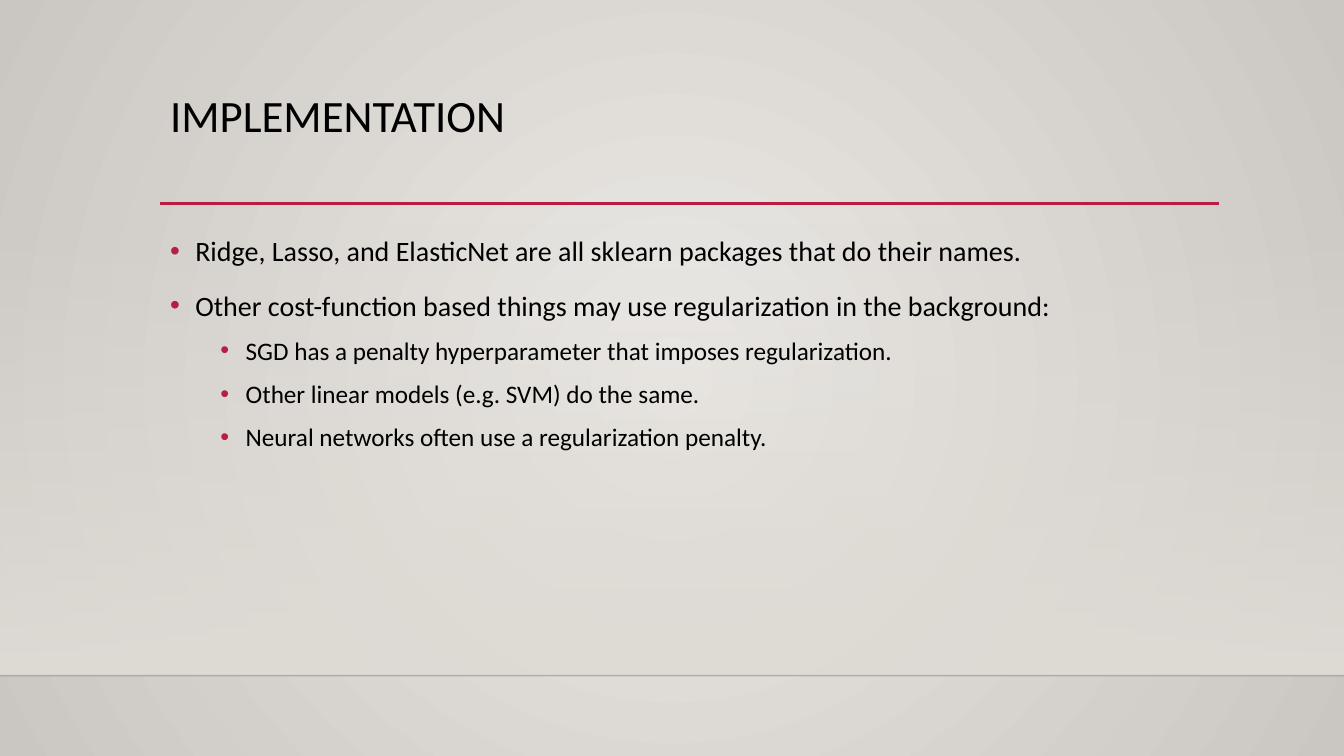
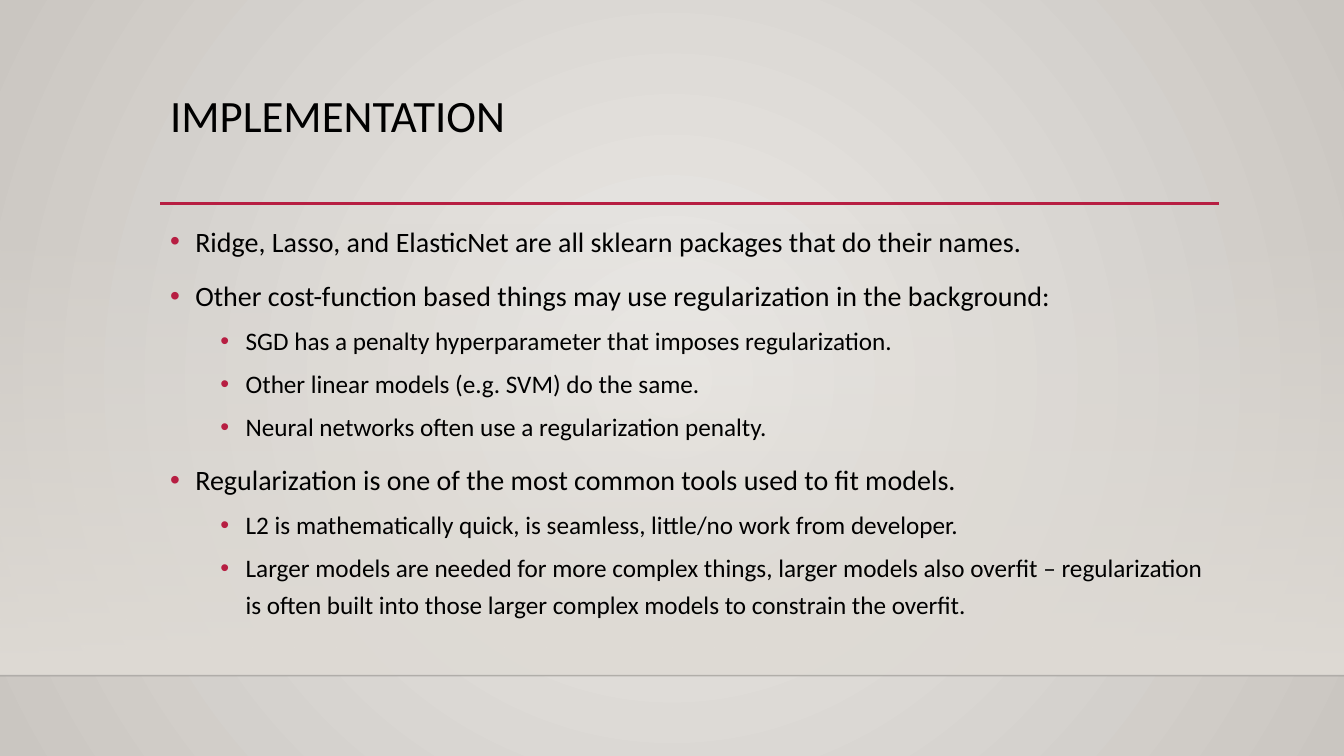
Before and after one commit to glennybarnes/Intro_to_Machine_Learning_Students, a slide deck: slide 37 of reference_content/Slides/007_Basis_and_Regularization.pptx (slide 18 before the commit). Drawn at 1344x756 pixels with LibreOffice and Linux fonts; fonts in the diff are those of the drawing; background and template pictures are left out. Boxes give left, top, right and bottom in pixels: in the first picture for what was removed or moved away, otherwise in the second. Text is boxed around its words. In the diff, an @@ line names an element or a change of style, - is before the commit and + after.

```diff
--- a/reference_content/Slides/007_Basis_and_Regularization.pptx
+++ b/reference_content/Slides/007_Basis_and_Regularization.pptx
@@ text "Ridge, Lasso, and ElasticNet are ...": place and size @@
-text "Ridge, Lasso, and ElasticNet are ..." at (195, 241, 1050, 451)
+text "Ridge, Lasso, and ElasticNet are ..." at (195, 232, 1202, 619)
@@ text at (195, 470, 1202, 619): paragraphs added @@
+• Regularization is one of the most common tools used to fit models.
+  • L2 is mathematically quick, is seamless, little/no work from developer.
+  • Larger models are needed for more complex things, larger models also overfit – regularization is often built into those larger complex models to constrain the overfit.
```
Also in this commit, not shown: 4 other slides changed, 19 slides added, 8 other files.
